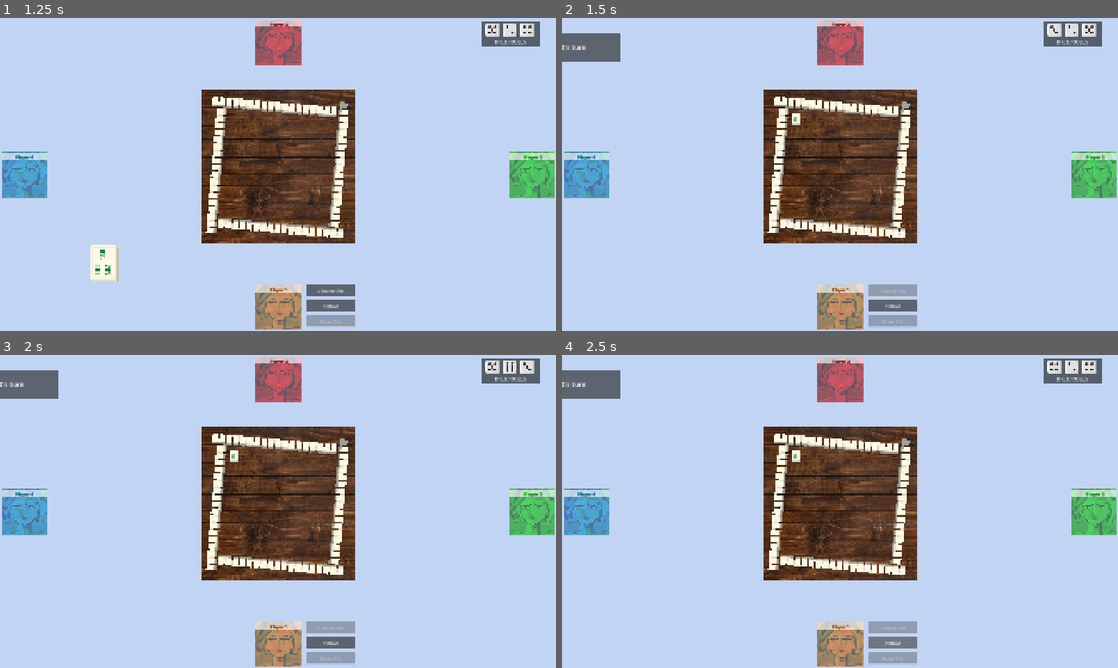
Above: before the commit, frames 1-4 (two rows, left to right).
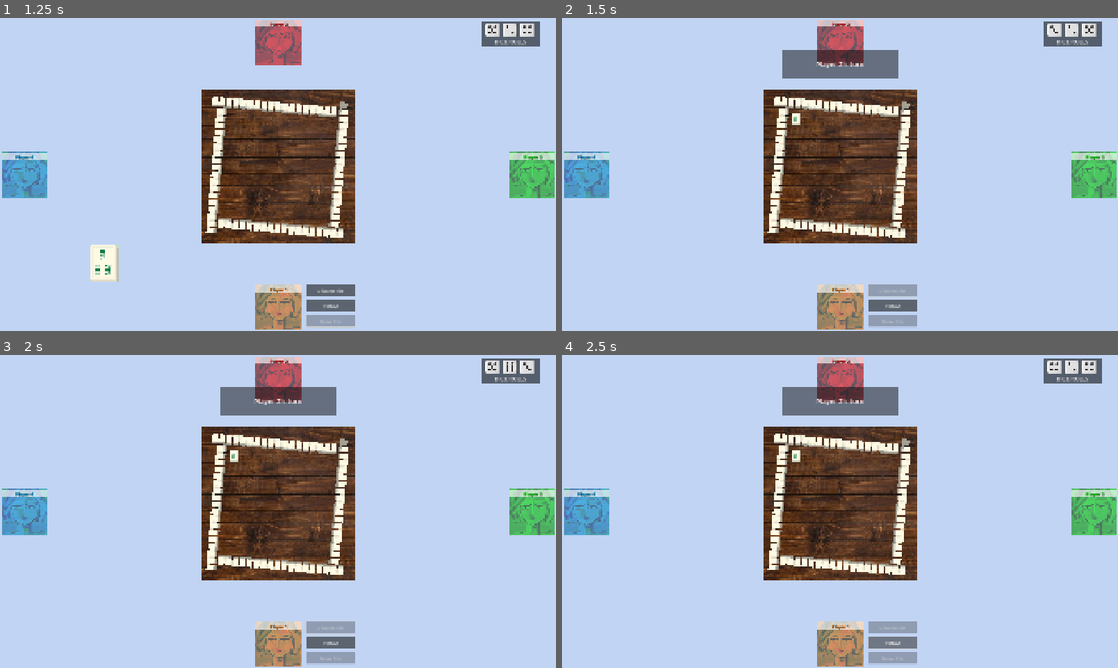
Above: after the commit, the same moments.

Repository: cristiadu/MJ
Game: Godot game, scene res://game.tscn
Same seed, same stepped clock (60 frames per second), same inputs: the game is played once before the commit and once after it.
Inputs:
- Up to frame 1 (1.25 s): click "Draw Tile" at 0.5 s
- Up to frame 2 (1.5 s): click "Discard Tile" at 1.25 s
- Up to frame 3 (2 s): no input
- Up to frame 4 (2.5 s): click "PONG!" at 2 s

Frame 1 is identical in both runs. In frame 2, 2.9% of the frame differs, in the area x 0-61%, y 4-20%; in frame 3, 2.9%; in frame 4, 2.9%.

Commit message:
notification properly

Diff:
--- a/game_state.gd
+++ b/game_state.gd
@@ -26,54 +26,54 @@
 
 # Get specific player state
 func has_player_drawn(player_number):
-    return player_has_drawn[player_number - 1]
+	return player_has_drawn[player_number - 1]
 
 # Set player draw state
 func set_player_drawn(player_number, has_drawn):
-    player_has_drawn[player_number - 1] = has_drawn
+	player_has_drawn[player_number - 1] = has_drawn
 
 # Change to next player's turn
 func next_player_turn():
-    current_player_turn = current_player_turn % 4 + 1
-    player_turn_changed.emit(current_player_turn)
+	current_player_turn = current_player_turn % 4 + 1
+	player_turn_changed.emit(current_player_turn)
 
 # Get next wind in the sequence
 func get_next_wind(wind):
-    match wind:
-        "East":
-            return "South"
-        "South":
-            return "West"
-        "West":
-            return "North"
-        "North", _:
-            return "East"
+	match wind:
+		"East":
+			return "South"
+		"South":
+			return "West"
+		"West":
+			return "North"
+		"North", _:
+			return "East"
 
 # Start a new game
 func start_game():
-    game_in_progress = true
-    game_started.emit()
+	game_in_progress = true
+	game_started.emit()
 
 # Start a new round
 func start_round():
-    round_in_progress = true
-    current_table_wind = get_next_wind(current_table_wind)
-    round_started.emit()
+	round_in_progress = true
+	current_table_wind = get_next_wind(current_table_wind)
+	round_started.emit()
 
 # Record a tile draw
 func record_tile_drawn(player_number, tile):
-    set_player_drawn(player_number, true)
-    tile_drawn.emit(player_number, tile)
+	set_player_drawn(player_number, true)
+	tile_drawn.emit(player_number, tile)
 
 # Record a tile discard
 func record_tile_discarded(player_number, tile):
-    set_player_drawn(player_number, false)
-    tile_discarded.emit(player_number, tile)
-    next_player_turn()
+	set_player_drawn(player_number, false)
+	tile_discarded.emit(player_number, tile)
+	next_player_turn()
 
 # Show a notification
 func show_notification(message, duration = 2.0):
-    if game_instance and game_instance.has_method("show_notification"):
-        game_instance.show_notification(message, duration)
-    else:
-        print(message)  # Fallback to console if game instance not set
+	if game_instance and game_instance.has_method("show_notification"):
+		game_instance.show_notification(message, duration)
+	else:
+		print(message)  # Fallback to console if game instance not set
--- a/notification_handler.gd
+++ b/notification_handler.gd
@@ -7,6 +7,7 @@
 var notification_panel
 var notification_label
 var notification_timer
+var canvas_layer
 var is_panel_ready = false
 
 func _ready():
@@ -18,34 +19,48 @@
 		GameState.game_instance = self
 
 func create_notification_panel():
+	# Create canvas layer to ensure UI is always on top
+	canvas_layer = CanvasLayer.new()
+	canvas_layer.layer = 10  # Higher layer to be on top
+	add_child(canvas_layer)
+
 	# Create panel
 	notification_panel = Panel.new()
 	notification_panel.visible = false
-	notification_panel.anchors_preset = 5  # Top-center
+
+	# Use Control's built-in anchors to center in screen
 	notification_panel.anchor_left = 0.5
+	notification_panel.anchor_top = 0.1  # Position at 10% from top
 	notification_panel.anchor_right = 0.5
-	notification_panel.offset_left = -200
-	notification_panel.offset_top = 50
-	notification_panel.offset_right = 200
-	notification_panel.offset_bottom = 150
+	notification_panel.anchor_bottom = 0.1
+
+	# Use margin to define size and offset from anchor
+	notification_panel.offset_left = -200   # Half width to left
+	notification_panel.offset_right = 200   # Half width to right
+	notification_panel.offset_top = 0
+	notification_panel.offset_bottom = 100  # Height of panel
+
+	# Add a colored background to make it stand out
+	notification_panel.self_modulate = Color(0.1, 0.1, 0.1, 0.8)  # Semi-transparent dark background
 
 	# Create label
 	notification_label = Label.new()
-	notification_label.layout_mode = 1
-	notification_label.anchors_preset = 15  # Full rect
-	notification_label.anchor_right = 1.0
-	notification_label.anchor_bottom = 1.0
-	notification_label.grow_horizontal = 2
-	notification_label.grow_vertical = 2
+	notification_label.anchor_left = 0
+	notification_label.anchor_top = 0
+	notification_label.anchor_right = 1
+	notification_label.anchor_bottom = 1
+	notification_label.horizontal_alignment = HORIZONTAL_ALIGNMENT_CENTER
+	notification_label.vertical_alignment = VERTICAL_ALIGNMENT_CENTER
 
 	# Set font size correctly
 	var font_size = 24
 	notification_label.add_theme_font_size_override("font_size", font_size)
 
-	notification_label.horizontal_alignment = 1  # Center
-	notification_label.vertical_alignment = 1  # Center
+	# Set text color to ensure visibility
+	notification_label.add_theme_color_override("font_color", Color(1, 1, 1, 1))
+
 	notification_label.text = "Notification Text"
-	notification_label.autowrap_mode = 3  # Word wrap
+	notification_label.autowrap_mode = TextServer.AUTOWRAP_WORD_SMART
 
 	# Create timer
 	notification_timer = Timer.new()
@@ -57,28 +72,14 @@
 	notification_panel.add_child(notification_label)
 	notification_panel.add_child(notification_timer)
 
-	# Add to scene tree
-	add_to_scene_tree()
+	# Add the panel to our canvas layer
+	canvas_layer.add_child(notification_panel)
 
 	# Mark as ready
 	is_panel_ready = true
 
 	# Debug message
-	print("Notification panel initialized and added to scene tree")
-
-func add_to_scene_tree():
-	# Add panel to HUD if it exists, otherwise to this node
-	var game_node = get_node_or_null("/root/Game")
-	if game_node:
-		var hud = game_node.get_node_or_null("HUD")
-		if hud:
-			hud.add_child(notification_panel)
-			print("Added notification panel to HUD")
-			return
-
-	# Fallback: add to this node
-	add_child(notification_panel)
-	print("Added notification panel to NotificationHandler node")
+	print("Notification panel initialized and added to canvas layer")
 
 # Show notification to the player
 func show_notification(message, duration = 2.0):
--- a/table_tiles.gd
+++ b/table_tiles.gd
@@ -40,17 +40,17 @@
 	var current_line = $BottomPile if total_tile_in_bottom_line < max_tile_per_line else $TopPile
 
 	# Add to tiles array so we can draw them later.
-	var position = 0
+	var new_position = 0
 	if current_line == $BottomPile:
-		position = total_tile_in_bottom_line + 1  # 1-indexed position
-		bottom_pile_tiles[position - 1] = {"tile": tile, "was_drawn": false}
+		new_position = total_tile_in_bottom_line + 1  # 1-indexed position
+		bottom_pile_tiles[new_position - 1] = {"tile": tile, "was_drawn": false}
 	else:
-		position = total_tile_in_top_line + 1  # 1-indexed position
-		top_pile_tiles[position - 1] = {"tile": tile, "was_drawn": false}
+		new_position = total_tile_in_top_line + 1  # 1-indexed position
+		top_pile_tiles[new_position - 1] = {"tile": tile, "was_drawn": false}
 
 	# Update available indices - positions are 1-indexed
-	first_available_index = min(first_available_index, position)
-	last_available_index = max(last_available_index, position)
+	first_available_index = min(first_available_index, new_position)
+	last_available_index = max(last_available_index, new_position)
 
 	tile.position.x = current_line_total * space_between_tiles
 	tile.is_face_down = true # All tiles here are face down
@@ -97,18 +97,18 @@
 
 
 # Check if there's an available tile at a specific position (in either pile)
-func has_available_tile_at_position(position):
-	if position < 1 or position > max_tile_per_line:
+func has_available_tile_at_position(position_to_check):
+	if position_to_check < 1 or position_to_check > max_tile_per_line:
 		return false
 
 	# Check top pile first, then bottom pile
-	if position - 1 < top_pile_tiles.size():
-		var top_tile = top_pile_tiles[position - 1]
+	if position_to_check - 1 < top_pile_tiles.size():
+		var top_tile = top_pile_tiles[position_to_check - 1]
 		if top_tile.tile != null and not top_tile.was_drawn:
 			return true
 
-	if position - 1 < bottom_pile_tiles.size():
-		var bottom_tile = bottom_pile_tiles[position - 1]
+	if position_to_check - 1 < bottom_pile_tiles.size():
+		var bottom_tile = bottom_pile_tiles[position_to_check - 1]
 		if bottom_tile.tile != null and not bottom_tile.was_drawn:
 			return true
 
@@ -174,7 +174,7 @@
 			print("Adjusted to next available position: " + str(current_pile_draw_position))
 
 		# Try to draw from top pile first
-		var drew_tile = false
+		var drew_tile_confirmed = false
 
 		# Try top pile
 		if current_pile_draw_position - 1 < top_pile_tiles.size():
@@ -185,13 +185,13 @@
 				top_tile.was_drawn = true
 				$TopPile.remove_child(top_tile.tile)
 				tiles_to_draw -= 1
-				drew_tile = true
+				drew_tile_confirmed = true
 
 				# After drawing from top pile, don't increment position yet
 				# We'll try bottom pile at the same position
 
 		# If couldn't draw from top pile or already drew from top pile, try bottom pile
-		if not drew_tile and current_pile_draw_position - 1 < bottom_pile_tiles.size():
+		if not drew_tile_confirmed and current_pile_draw_position - 1 < bottom_pile_tiles.size():
 			var bottom_tile = bottom_pile_tiles[current_pile_draw_position - 1]
 			if bottom_tile.tile != null and not bottom_tile.was_drawn:
 				drawn_tiles.append(bottom_tile.tile)
@@ -199,7 +199,7 @@
 				bottom_tile.was_drawn = true
 				$BottomPile.remove_child(bottom_tile.tile)
 				tiles_to_draw -= 1
-				drew_tile = true
+				drew_tile_confirmed = true
 
 				# After drawing from bottom pile, increment position for next draw
 				current_pile_draw_position += 1
@@ -211,7 +211,7 @@
 					break
 
 		# If we couldn't draw from either pile at this position, move to next position
-		if not drew_tile:
+		if not drew_tile_confirmed:
 			current_pile_draw_position += 1
 			print("No tiles at position " + str(current_pile_draw_position - 1) + ", moving to next position")
 
